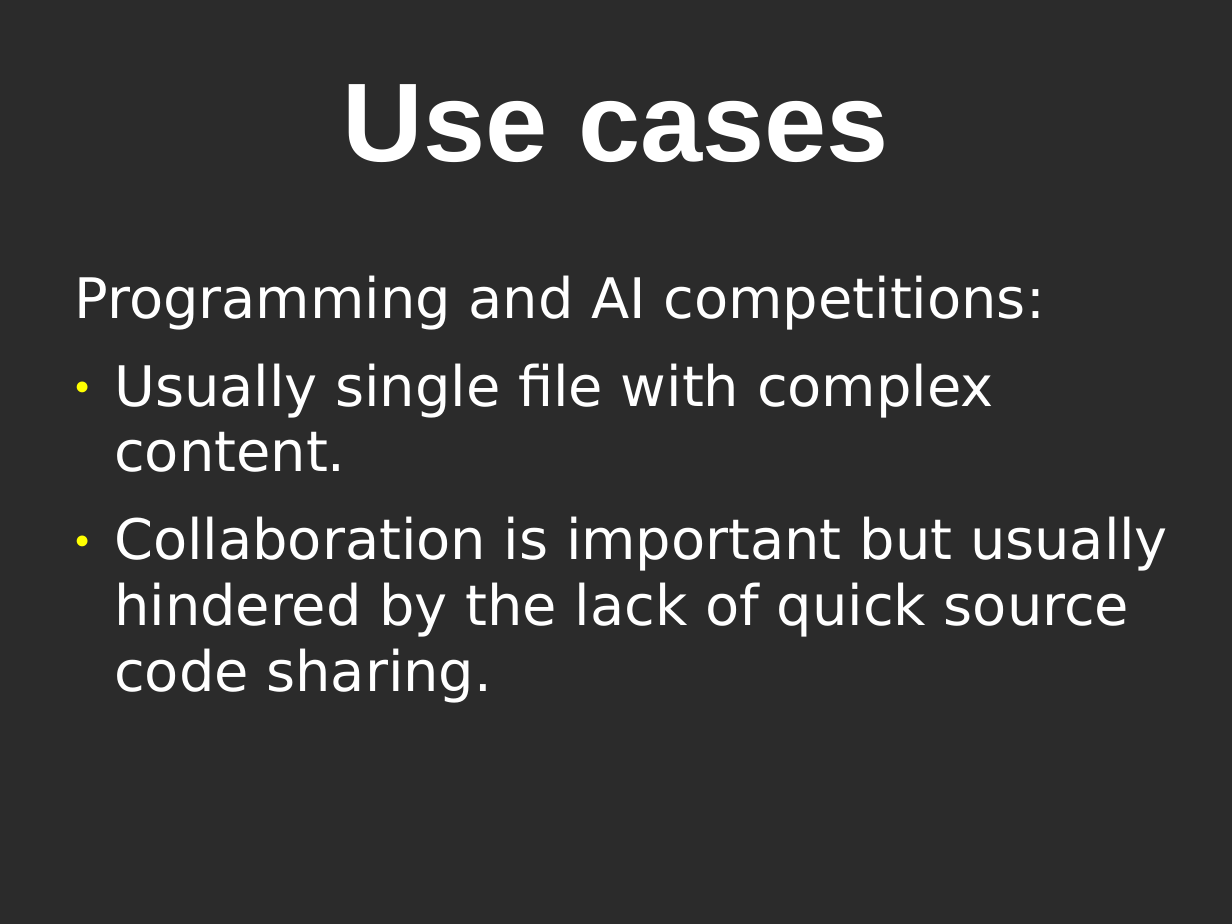
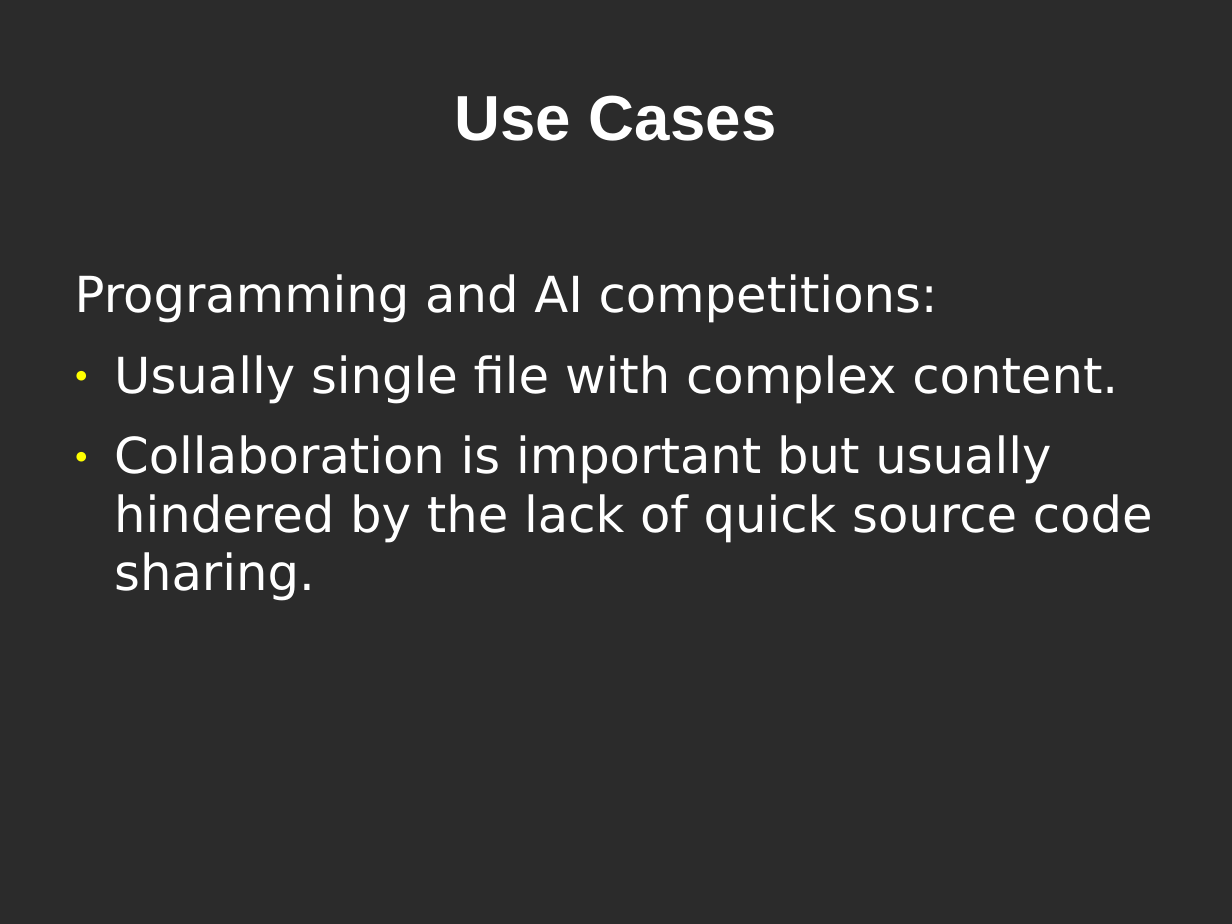
Before and after one commit to CoNetPad/CoNetPad, a slide deck: slide 7 of docs/Deliverable1/Presentation/Presentation1.ppt (slide 5 before the commit). Drawn at 1232x924 pixels with LibreOffice and Linux fonts; fonts in the diff are those of the drawing; background and template pictures are left out; a plain dark background stands for a picture behind light text. Boxes give left, top, right and bottom in pixels: in the first picture for what was removed or moved away, otherwise in the second. Text is boxed around its words. In the diff, an @@ line names an element or a change of style, - is before the commit and + after.

```diff
--- a/docs/Deliverable1/Presentation/Presentation1.ppt
+++ b/docs/Deliverable1/Presentation/Presentation1.ppt
@@ title at (455, 95, 776, 141): text changed; size 72 to 41 pt @@
-Use cases
+Use Cases
@@ text "Programming and AI competitions:" at (75, 274, 1153, 601): size 36 to 32 pt @@
```
Also in this commit, not shown: 13 other slides changed, 3 slides added, 2 slides removed, 1 other file.
